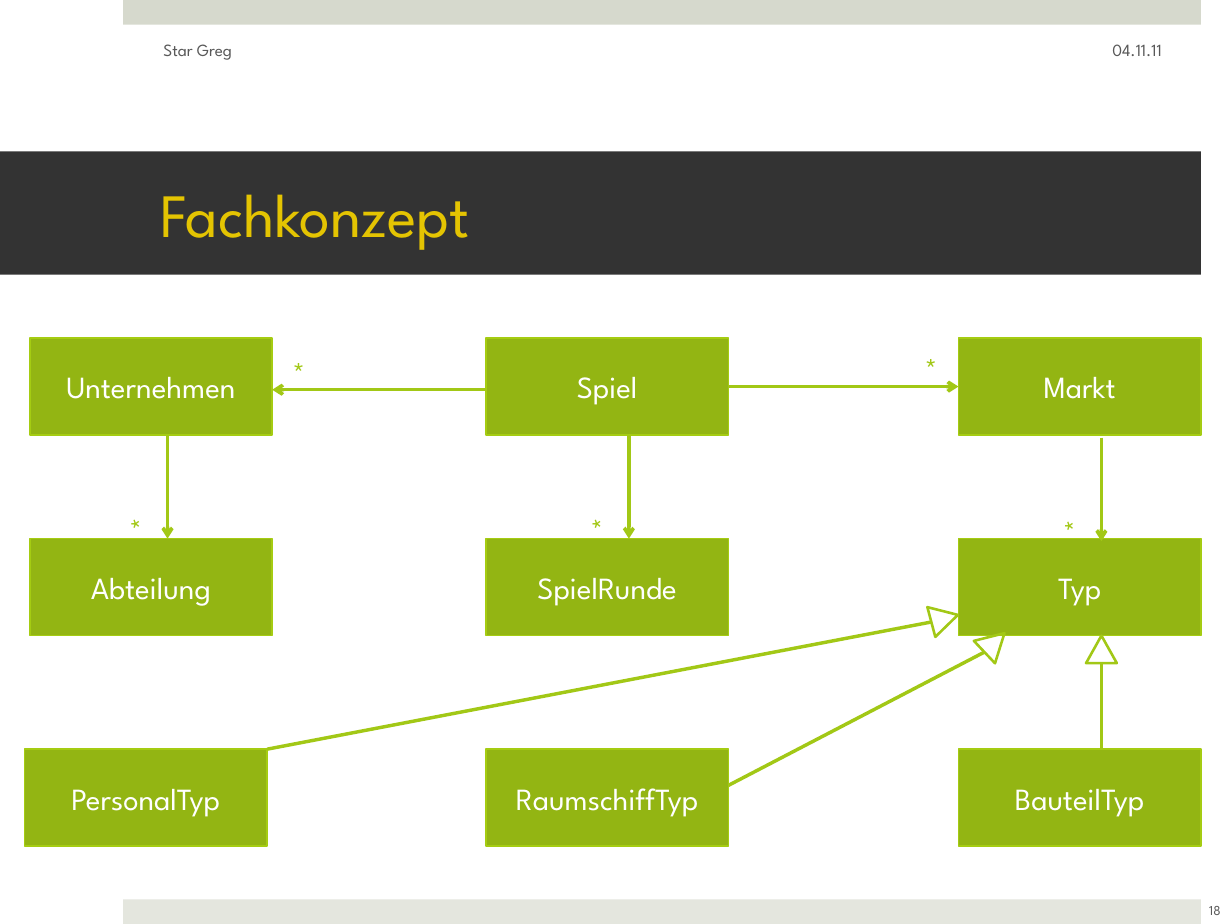
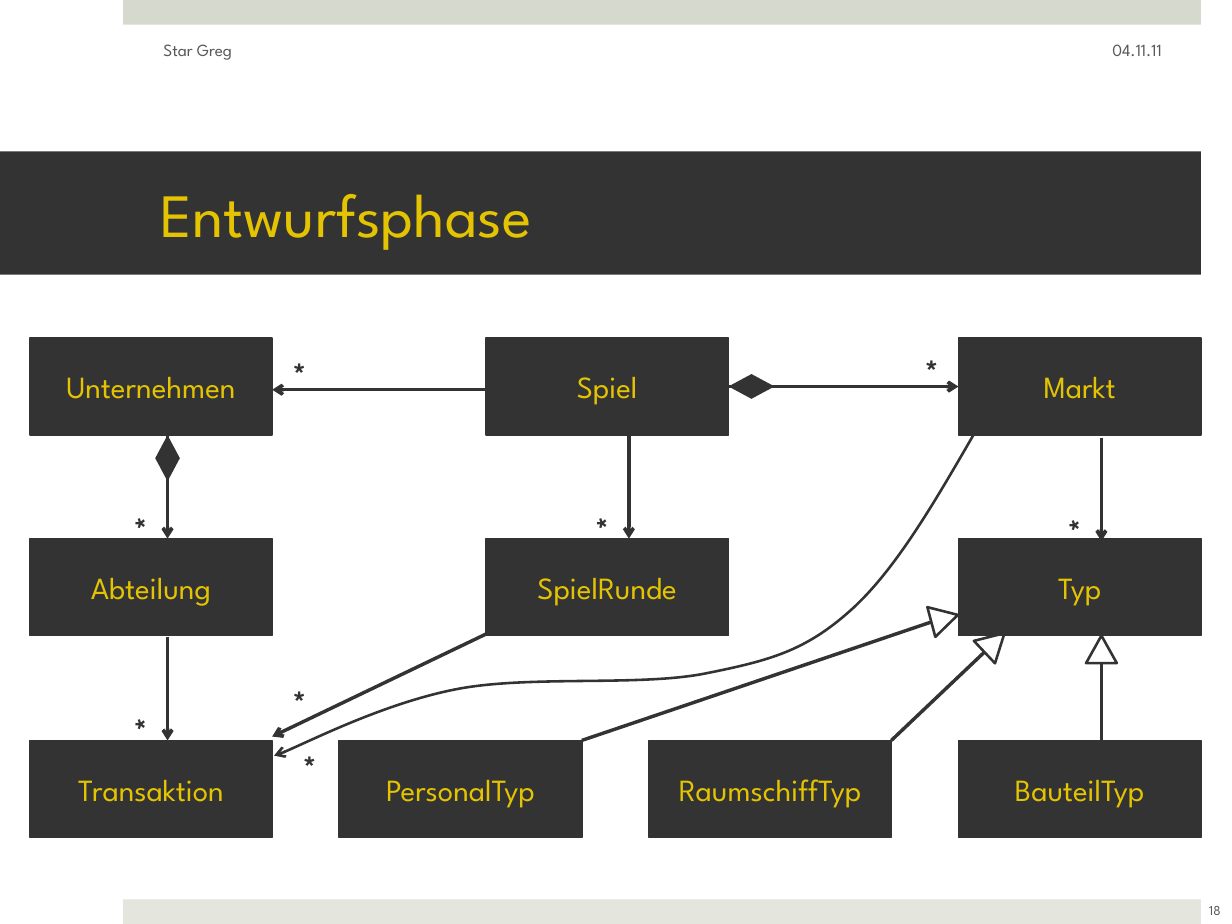
Before and after one commit to ftes/stargreg, a slide deck: slide 18 of 70 Praesentation/50 StarGreg Finish.pptx. Drawn at 1232x924 pixels with LibreOffice and Linux fonts; fonts in the diff are those of the drawing. Boxes give left, top, right and bottom in pixels: in the first picture for what was removed or moved away, otherwise in the second. Text is boxed around its words. In the diff, an @@ line names an element or a change of style, - is before the commit and + after.

```diff
--- a/70 Praesentation/50 StarGreg Finish.pptx
+++ b/70 Praesentation/50 StarGreg Finish.pptx
@@ title at [160, 194, 531, 250]: text changed @@
-Fachkonzept
+Entwurfsphase
@@ arrow (485, 389) - (272, 389): stroke #A2C816 2 pt to #333333 2 pt @@
@@ arrow (728, 387) - (958, 387): stroke #A2C816 2 pt to #333333 2 pt @@
@@ diamond added at [728, 375, 774, 399], fill #333333 @@
@@ diamond added at [155, 435, 180, 482], fill #333333 @@
@@ arrow (168, 435) - (168, 538): stroke #A2C816 2 pt to #333333 2 pt @@
@@ freeform shape added at [274, 435, 973, 755], outline #333333 1.5 pt @@
@@ arrow (630, 435) - (630, 538): stroke #A2C816 2 pt to #333333 2 pt @@
@@ arrow (1101, 437) - (1101, 541): stroke #A2C816 2 pt to #333333 2 pt @@
@@ size 18 to 20 pt, text colour #A2C816 to #333333, bold on in 5 elements at [913, 344, 950, 398], [281, 347, 315, 402], [120, 517, 174, 535], [580, 517, 634, 535], [1053, 520, 1108, 537] @@
@@ line moved from (267, 749) - (931, 622) to (582, 740) - (931, 622) @@
@@ line (582, 740) - (931, 622): stroke #A2C816 2 pt to #333333 2 pt @@
@@ outline #A2C816 1.5 pt to #333333 1.5 pt in 3 elements at [1087, 636, 1117, 663], [927, 600, 961, 637], [974, 621, 1015, 662] @@
@@ arrow added from (168, 637) to (168, 740), #333333 2 pt @@
@@ arrow added from (485, 634) to (272, 737), #333333 2 pt @@
@@ line moved from (728, 786) - (984, 652) to (892, 740) - (984, 652) @@
@@ line (892, 740) - (984, 652): stroke #A2C816 2 pt to #333333 2 pt @@
@@ text added at [281, 675, 315, 729], 20 pt, text #333333, bold @@
+*
@@ line moved from (1101, 749) - (1101, 663) to (1101, 740) - (1101, 663) @@
@@ line (1101, 740) - (1101, 663): stroke #A2C816 2 pt to #333333 2 pt @@
@@ text added at [120, 719, 174, 737], 20 pt, text #333333, bold @@
+*
@@ rectangle added at [30, 740, 272, 838], fill #333333, outline #333333 1 pt, 18 pt, text #E4C402 @@
+Transaktion
@@ text added at [291, 740, 325, 795], 20 pt, text #333333, bold @@
+*
@@ text colour #FFFFFF to #E4C402; fill #93B614 to #333333; outline #A5CC12 1 pt to #333333 1 pt in 9 elements at [485, 338, 728, 435], [30, 338, 272, 435], [958, 338, 1201, 435], [485, 538, 728, 636], [30, 538, 272, 636], [958, 538, 1201, 636], [958, 740, 1201, 838], [649, 740, 892, 838], [339, 740, 582, 838] @@
@@ rectangle "PersonalTyp": place and size @@
-rectangle "PersonalTyp" at [25, 749, 267, 846]
+rectangle "PersonalTyp" at [339, 740, 582, 838]
@@ rectangle "RaumschiffTyp": place and size @@
-rectangle "RaumschiffTyp" at [485, 749, 728, 846]
+rectangle "RaumschiffTyp" at [649, 740, 892, 838]
@@ rectangle "BauteilTyp": place and size @@
-rectangle "BauteilTyp" at [958, 749, 1201, 846]
+rectangle "BauteilTyp" at [958, 740, 1201, 838]
```
Also in this commit, not shown: 5 slides added, 1 other file.
